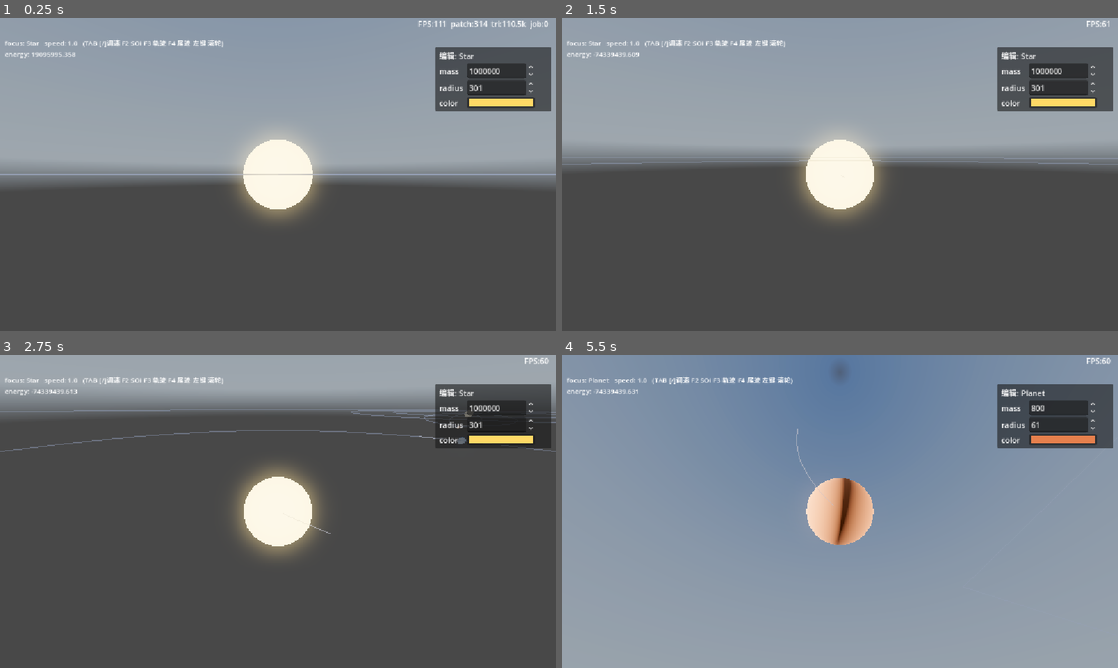
Above: before the commit, frames 1-4 (two rows, left to right).
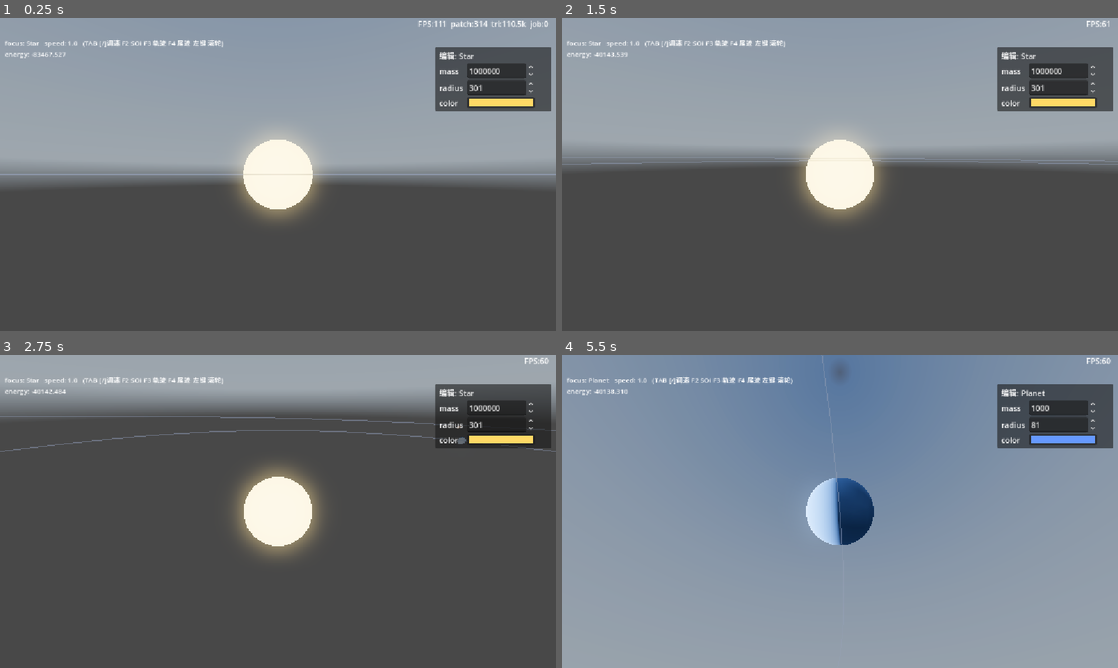
Above: after the commit, the same moments.

Repository: xiaobaibaix/stellar_era_godot
Game: Godot game, scene res://scenes/main.tscn
Same seed, same stepped clock (60 frames per second), same inputs: the game is played once before the commit and once after it. A sky picture missing from this copy of the repository is replaced by a grey-blue gradient.
Inputs (mouse positions are in pixels of both pictures, inside the frame that each line leads up to):
- Up to frame 1 (0.25 s): no input
- Up to frame 2 (1.5 s): tap Enter at 0.5 s; move the mouse to (962, 158) at 0.52 s; hold D 0.53-1.25 s; hold Q 0.53-1.25 s; click (962, 158) at 0.67 s; tap Space at 0.77, 1.25 s; drag from (728, 190) to (812, 237) at 1.27 s
- Up to frame 3 (2.75 s): move the mouse to (333, 442) at 2.02 s; hold D from 2.03 s (still down); tap Shift at 2.1 s
- Up to frame 4 (5.5 s): release D at 2.75 s; drag from (812, 574) to (673, 464) at 2.77 s; move the mouse to (1006, 558) at 3.52 s; hold A 3.53-4.25 s; tap Enter at 3.6, 4.25 s; tap Space at 3.77 s; drag from (673, 464) to (756, 433) at 4.27 s; move the mouse to (867, 511) at 5.02 s; hold S from 5.03 s (still down); tap Tab at 5.1 s; click (867, 511) at 5.17 s

The runs differ from the first frame. In frame 1, less than 0.1% of the frame differs, in the area x 5-57%, y 10-51%; in frame 2, 0.3%; in frame 3, 0.7%; in frame 4, 2.5%, in the area x 5-96%, y 0-61%.

Commit message:
优化：鼠标点击切换星球的远距离模糊逻辑

Diff:
--- a/celestial_system.gd
+++ b/celestial_system.gd
@@ -43,6 +43,9 @@
 ## SOI 等势面 mesh 重建间隔(帧)。每顶点要步长扫描+二分求 η=1 半径, 比解析椭圆贵 → 默认 2。
 ## 天体多/卡顿可调大; 1 = 每帧重建(最丝滑)。
 @export_range(1, 30, 1) var soi_rebuild_interval: int = 3
+## 远处天体在屏幕上只剩几个像素点不到 → 点击半径随相机距离动态扩大,
+## 保证碰撞球在屏幕上至少占 pick_min_pixels 像素(相机越远, 世界半径越大)。
+@export_range(2, 64, 1) var pick_min_pixels: int = 12
 
 var sim: NBodySystem
 var members: Array[Celestial] = []
@@ -1406,6 +1409,14 @@
 		var c: Celestial = _focus_list[i]
 		var center: Vector3 = (c as Node3D).global_position
 		var R: float = max(c.radius * 1.5, 50.0)
+		# 相机越远 → 天体在屏幕上越小 → 点击半径随距离动态扩大,
+		# 让碰撞球在屏幕上至少占 pick_min_pixels 像素(屏幕角半径 → 世界半径)。
+		# 屏幕高 vp_h 像素对应 fov 竖直视场, 故每像素 ≈ fov/vp_h 弧度,
+		# 世界半径 ≈ 相机距离 × tan(半视场) × 2 × (像素占比)。
+		var dist_cam: float = center.distance_to(origin)
+		var vp_h: float = maxf(get_viewport().get_visible_rect().size.y, 1.0)
+		var r_screen: float = dist_cam * tan(deg_to_rad(orbit_camera.fov) * 0.5) * 2.0 * (float(pick_min_pixels) / vp_h)
+		R = maxf(R, r_screen)
 		var oc: Vector3 = origin - center
 		var bb: float = oc.dot(rdir)
 		var cc: float = oc.dot(oc) - R * R
--- a/scenes/main.tscn
+++ b/scenes/main.tscn
@@ -137,7 +137,7 @@
 orbit_camera = NodePath("../../Camera3D")
 
 [node name="Star" parent="CelestialSystem/CelestialSystem1" unique_id=1469884144 instance=ExtResource("9_cel")]
-mass = 2000000.0
+mass = 1000000.0
 radius = 300.0
 type = "star"
 color = Color(1, 0.85, 0.4, 1)
@@ -174,46 +174,3 @@
 radius = 60.0
 color = Color(0.9, 0.5, 0.3, 1)
 is_dominant = true
-
-[node name="CelestialSystem2" parent="CelestialSystem" unique_id=390211458 node_paths=PackedStringArray("orbit_camera") instance=ExtResource("8_tipki")]
-transform = Transform3D(1, 0, 0, 0, 1, 0, 0, 0, 1, -25174.875, 0, 0)
-orbit_camera = NodePath("../../Camera3D")
-
-[node name="Star" parent="CelestialSystem/CelestialSystem2" unique_id=916681004 instance=ExtResource("9_cel")]
-mass = 1000000.0
-radius = 300.0
-type = "star"
-color = Color(1, 0.85, 0.4, 1)
-is_dominant = true
-
-[node name="OmniLight3D" type="OmniLight3D" parent="CelestialSystem/CelestialSystem2" unique_id=767811565]
-light_energy = 3.0
-omni_range = 20000.0
-omni_attenuation = -0.1
-
-[node name="Planet1" parent="CelestialSystem/CelestialSystem2" unique_id=965939903 instance=ExtResource("8_tipki")]
-transform = Transform3D(1, 0, 0, 0, 1, 0, 0, 0, 1, 6000, 0, 0)
-
-[node name="Planet" parent="CelestialSystem/CelestialSystem2/Planet1" unique_id=203529013 instance=ExtResource("9_cel")]
-mass = 1000.0
-radius = 80.0
-color = Color(0.4, 0.6, 1, 1)
-is_dominant = true
-
-[node name="MoonSystem" parent="CelestialSystem/CelestialSystem2/Planet1" unique_id=884683740 instance=ExtResource("8_tipki")]
-
-[node name="Moon" parent="CelestialSystem/CelestialSystem2/Planet1/MoonSystem" unique_id=395906955 instance=ExtResource("9_cel")]
-transform = Transform3D(1, 0, 0, 0, 1, 0, 0, 0, 1, 300, 0, 0)
-mass = 5.0
-radius = 20.0
-type = "moon"
-color = Color(0.75, 0.75, 0.75, 1)
-
-[node name="Planet2" parent="CelestialSystem/CelestialSystem2" unique_id=1662325110 instance=ExtResource("8_tipki")]
-transform = Transform3D(1, 0, 0, 0, 1, 0, 0, 0, 1, 10000, 0, 0)
-
-[node name="Planet" parent="CelestialSystem/CelestialSystem2/Planet2" unique_id=2118083817 instance=ExtResource("9_cel")]
-mass = 800.0
-radius = 60.0
-color = Color(0.9, 0.5, 0.3, 1)
-is_dominant = true
